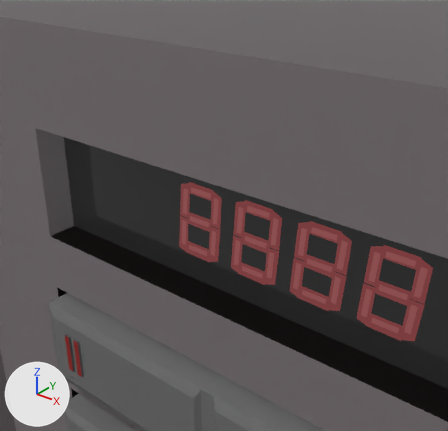
A saved change to the Blender file 3dplayer/model/chassis.blend.
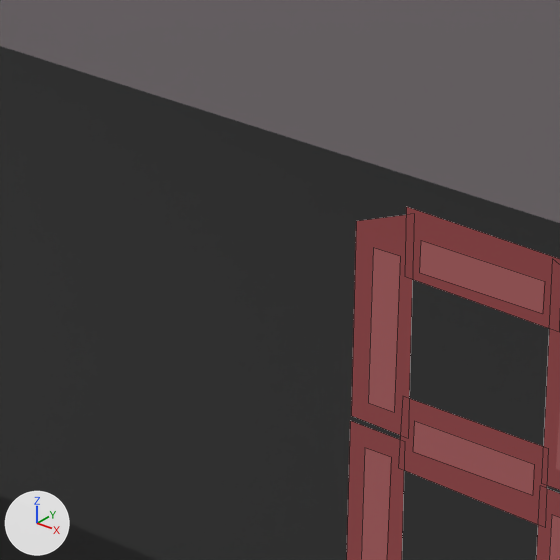
Each version is shown from a 50 mm camera at (-0.85, -3.041, 1.312) aimed at (-1.663, -2.024, 0.681), then close up on the part from 28% to 48% of the width and 35% to 55% of the height. The axes (+X, +Y, +Z) are drawn at lower left. The lights are the same throughout. The close-ups show mesh edges as thin lines.

Names of what the first close-up shows: 'Casing', 'Seg1a1.001', 'Seg1a2.001', 'Seg1b1.001', 'Seg1b2.001', 'Seg1c2.001', 'Seg1d2.001', 'Seg1f1.001', 'Seg1f2.001', 'Seg1g1.001', 'Seg1g2.001'.
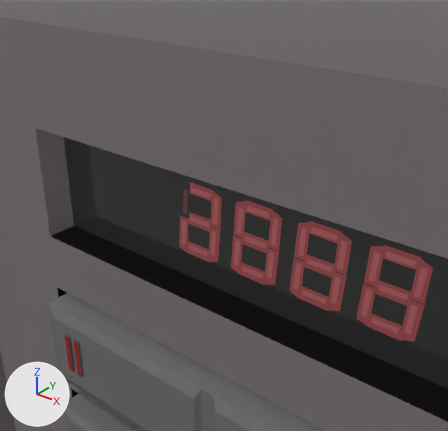
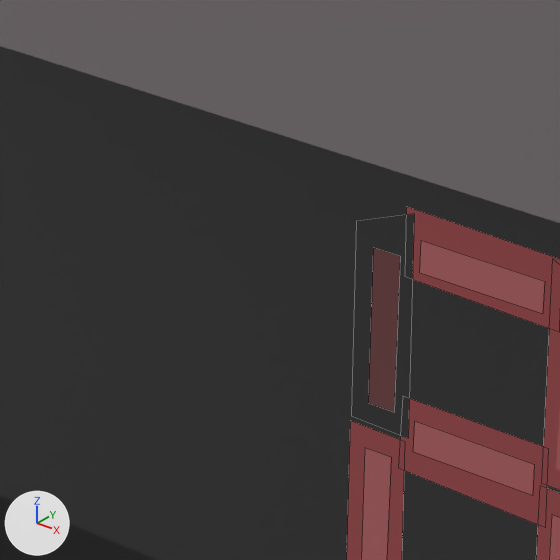
Commit message: All LED segments are now loaded into arrays

The change, as a list of edits to the scene's bpy script:
```text
Add mat_ledoff:
    mat_ledoff = principled_material('ledOff')
    mat_ledoff.base_color = (0.0352, 0.0352, 0.0352)  # black #353535
    mat_ledoff.roughness = 0.0448
    mat_ledoff.emission_color = (0.0668, 0.00932, 0.0104)  # dark red #49181a
    mat_ledoff.emission_strength = 1.0
Change me_cube_039:
    where me_cube_039.from_pydata(...)  # 4 vertices, 1 face; spans x -0.4567..-0.4519, y 0.9759, z 0.6749..0.7394
    remove me_cube_039.materials.append(mat_ledon)  # black #353535
    add me_cube_039.materials.append(mat_ledoff)  # black #353535
Change me_cube_040:
    where me_cube_040.from_pydata(...)  # 4 vertices, 1 face; spans x -0.459..-0.45, y 0.9595, z 0.6661..0.7582
    remove me_cube_040.materials.append(mat_leddim)  # black #353535
    add me_cube_040.materials.append(mat_displayglass)  # black #333333
```

Where the change shows, as pixel boxes [x1, y1, x2, y2] in the close-ups (560 x 560 px):
'Seg1a2.001', recoloured
    both: [351, 214, 414, 438]
'Seg1a1.001', recoloured
    both: [368, 248, 400, 412]
